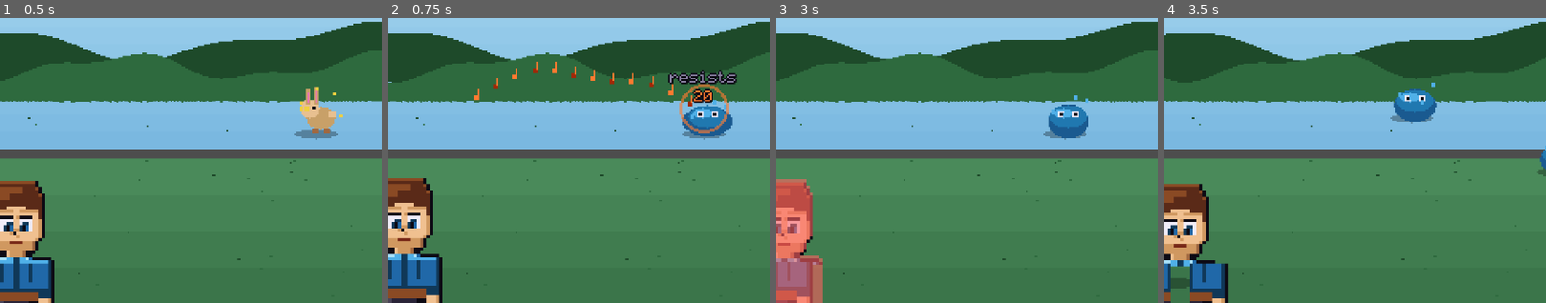
Above: before the commit, frames 1-4 (left to right).
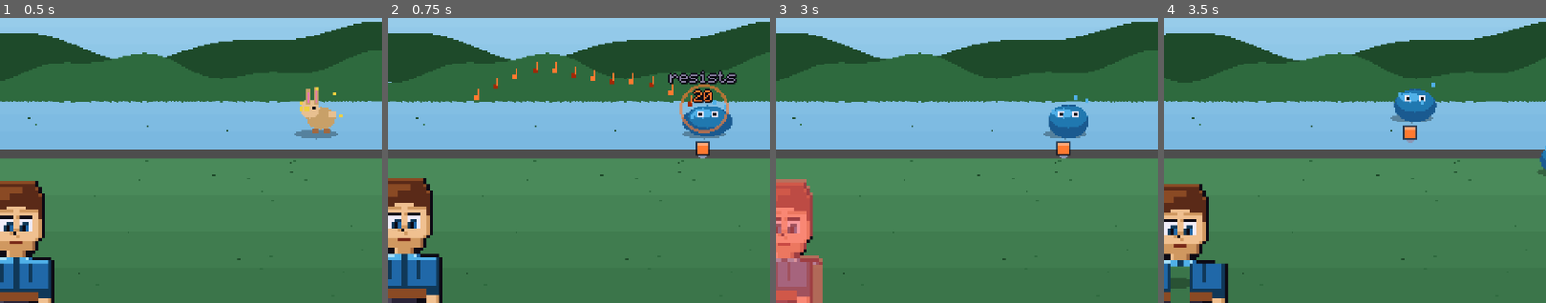
Above: after the commit, the same moments.

Repository: magent-cryptograss/godot-games
Game: Godot game, scene res://tests/TestPlaythrough.tscn
Same seed, same stepped clock (60 frames per second), same inputs: the game is played once before the commit and once after it. This scene is started directly instead of the project's main scene.
Inputs (mouse positions are % of the whole screen's width and height, from its top left):
- Up to frame 1 (0.5 s): no input
- Up to frame 2 (0.75 s): tap Enter at 0.5 s; move the mouse to (72, 45) at 0.52 s; hold Right (move_right) from 0.53 s (still down); tap Backspace at 0.6 s; click (72, 45) at 0.67 s
- Up to frame 3 (3 s): tap Space at 0.77, 1.52 s; move the mouse to (30, 55) at 1.27 s; release Right (move_right) at 1.28 s; hold Down (move_down) 1.28-2.03 s; tap Enter at 1.35 s; move the mouse to (60, 28) at 2.02 s; hold Right (move_right) 2.03-2.78 s; tap Keypad Enter at 2.1 s; move the mouse to (45, 70) at 2.77 s; hold Up (move_up) from 2.78 s (still down); tap X at 2.85 s; click (45, 70) at 2.92 s
- Up to frame 4 (3.5 s): keep holding Up (move_up); tap Space at 3.02 s
The pictures show only the part of the screen within x 18-68%, y 14-64%; the shares and areas given below are measured in that part.

Frame 1 is identical in both runs. In frame 2, 0.2% of the frame differs, in the area x 80-85%, y 43-50%; in frame 3, 0.2%, in the area x 73-78%, y 43-50%; in frame 4, 0.2%.

Commit message:
Marks under a creature for what you have found out about it
Landing a song on something it is weak to popped the word "weak!" over its head
for half a second and then it was gone, so by the third fight you were guessing
again or keeping notes on paper. The mark stays for the rest of the fight now,
which turns that half second into something you can act on.

One small square per element you have tried and got a reaction from, in that
element's own colour, with a chevron above it for weak and below it for
resisted. Told apart by shape as well as by colour, since one of those is a
thing some people cannot use. Elements you have not tried are not shown at all,
so the row is a record of what you found out rather than a list of what there is
to find.

tests/ShotKnown.tscn plays a real fire song at an ice creature and a water one
in a real battle and checks both marks, then photographs the result -- the two
halves fail differently, since the recording can be right while nothing is
drawn, and the drawing can be right while it records the wrong thing.

Claude-Session: https://claude.ai/code/session_01LFNEyVminZWMVKgZdg8FGa

Diff:
--- a/songbound/scripts/Battle.gd
+++ b/songbound/scripts/Battle.gd
@@ -116,6 +116,8 @@
 			e["x"] = w * 0.41 + i * 74
 			e["y"] = 66.0 + (i % 2) * 44
 		e["ax"] = 0.0
+		# what the player has found out about this one, elem -> true if weak
+		e["known"] = {}
 		e["flash"] = 0.0
 		e["shk"] = 0.0
 		e["fade"] = 1.0
@@ -352,6 +354,8 @@
 				if e == null:
 					continue
 				var eff := Data.elem_effect(str(sd.elem), str(e.get("elem", "")))
+				if eff != 1.0:
+					e.known[sd.elem] = eff > 1.0
 				for i in hits:
 					var d := Data.song_damage(p_mus(), sd.pow, e_def(e), aff, rng)
 					d = maxi(1, roundi(float(d) * eff * boost))
@@ -833,6 +837,8 @@
 		for k in e.st:
 			UI.rect(self, sxp, ey - 6, 4, 4, Color(Data.STATUS[k].col))
 			sxp += 5
+		if not e.dead:
+			_draw_known(e, ex, ey)
 
 	if phase == "target":
 		var a := alive()
@@ -847,6 +853,33 @@
 			PixelFont.draw_centered(self, e.name, e.x + 18, e.y - 26, UI.COL_GOLD, {"outline": UI.COL_INK})
 			UI.bar(self, e.x - 2, e.y - 18, 40, 3, float(e.hp) / float(e.maxhp),
 				Color("#f06848"), Color("#a01818"))
+
+
+## The row of marks under a creature: one square per element the player has
+## tried and got a reaction from, chevron up for weak and down for resisted.
+func _draw_known(e: Dictionary, ex: float, ey: float) -> void:
+	var known: Dictionary = e.get("known", {})
+	if known.is_empty():
+		return
+	var n := known.size()
+	var x := ex + 18.0 - (n * 9 - 2) / 2.0
+	var y := ey + 40.0
+	for elem in known:
+		var weak: bool = bool(known[elem])
+		var col := Color(Data.element(elem).col)
+		UI.rect(self, x - 1, y - 1, 9, 9, Color(0.05, 0.04, 0.09, 0.75))
+		UI.rect(self, x, y, 7, 7, col)
+		UI.rect(self, x, y, 7, 2, col.lightened(0.35))
+		# a chevron above for weak, below for resisted, so the two are told
+		# apart by shape and not only by which way a colour leans
+		var mark := UI.COL_GOLD if weak else Color("#8c96b4")
+		if weak:
+			UI.rect(self, x + 2, y - 4, 3, 1, mark)
+			UI.rect(self, x + 1, y - 3, 5, 1, mark)
+		else:
+			UI.rect(self, x + 1, y + 8, 5, 1, mark)
+			UI.rect(self, x + 2, y + 9, 3, 1, mark)
+		x += 9
 
 
 func _draw_player() -> void:
--- /dev/null
+++ b/songbound/tests/ShotKnown.tscn
@@ -0,0 +1,6 @@
+[gd_scene load_steps=2 format=3 uid="uid://cshotknown0001"]
+
+[ext_resource type="Script" path="res://tests/shot_known.gd" id="1_sk"]
+
+[node name="ShotKnown" type="Node2D"]
+script = ExtResource("1_sk")
--- /dev/null
+++ b/songbound/tests/shot_known.gd
@@ -0,0 +1,75 @@
+extends Node2D
+## Play a song at two creatures and check the marks that appear under them.
+##
+## Both halves matter and they fail differently: the recording can be right
+## while nothing is drawn, and the drawing can be right while it records the
+## wrong thing. So this runs a real song through a real battle and then
+## photographs the result.
+
+const OUT_DIR := "user://shots/"
+
+var battle: Node2D
+var frames := 0
+var failures := 0
+
+
+func _expect(cond: bool, what: String) -> void:
+	if cond:
+		print("  ok   %s" % what)
+	else:
+		print("  FAIL %s" % what)
+		failures += 1
+
+
+func _ready() -> void:
+	DirAccess.make_dir_recursive_absolute(ProjectSettings.globalize_path(OUT_DIR))
+	print("")
+	print("== what the player learns ==")
+	Game.new_game("Scout", "fiddle", Sprites.build(Sprites.PRESETS[1].opts), "fire")
+	battle = preload("res://scenes/Battle.tscn").instantiate()
+	add_child(battle)
+	battle.begin("meadow", "", "")
+
+	# one creature fire beats, one that beats fire
+	battle.enemies.clear()
+	battle.enemies.append(Data.make_enemy("rime", 1.0))       # ice: fire beats it
+	battle.enemies.append(Data.make_enemy("mire", 1.0))       # water: it beats fire
+	battle._layout()
+	battle.phase = "command"
+
+	var before: Dictionary = battle.enemies[0].known
+	_expect(before.is_empty(), "a creature starts with nothing known about it")
+
+	# a fire song at everything
+	var sd: Dictionary = Data.SONGS["fire"][1].duplicate(true)   # hits all
+	sd["elem"] = "fire"
+	Game.player.br = 99
+	battle.do_song(sd, 0)
+
+	var ice_known: Dictionary = battle.enemies[0].known
+	var water_known: Dictionary = battle.enemies[1].known
+	_expect(ice_known.has("fire") and bool(ice_known["fire"]),
+		"the ice creature is marked weak to fire (%s)" % str(ice_known))
+	_expect(water_known.has("fire") and not bool(water_known["fire"]),
+		"the water creature is marked as resisting fire (%s)" % str(water_known))
+	_expect(not ice_known.has("water"),
+		"nothing is claimed about an element never tried (%s)" % str(ice_known))
+
+	battle.phase = "command"
+
+
+func _process(_d: float) -> void:
+	frames += 1
+	if frames < 6:
+		return
+	var vt := get_viewport().get_texture()
+	var img: Image = vt.get_image() if vt != null else null
+	if img != null:
+		img.save_png(OUT_DIR + "known-marks.png")
+		print("  shot -> %s" % ProjectSettings.globalize_path(OUT_DIR + "known-marks.png"))
+	print("")
+	if failures > 0:
+		print("FAILURES: %d" % failures)
+	else:
+		print("KNOWN MARKS PASSED")
+	get_tree().quit(1 if failures > 0 else 0)
